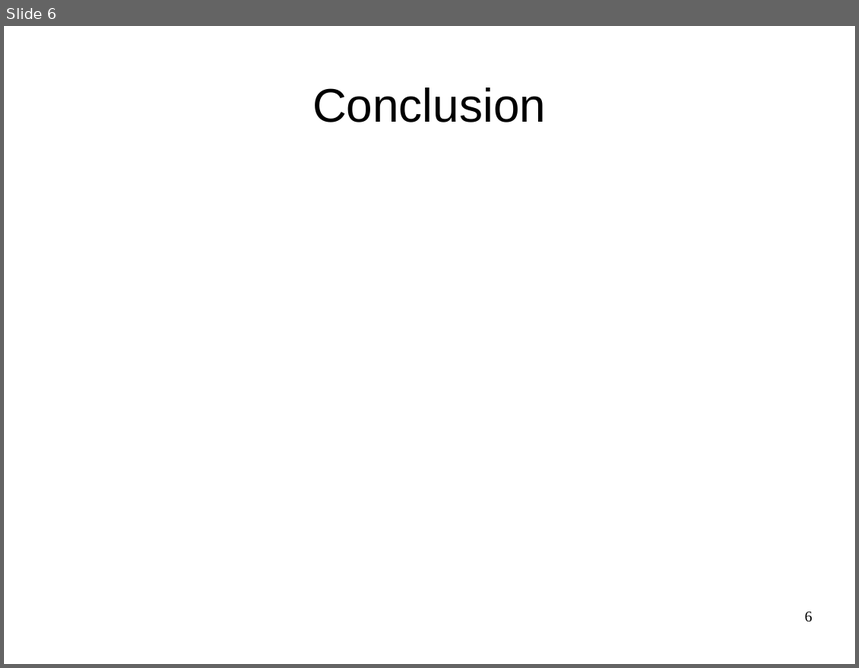
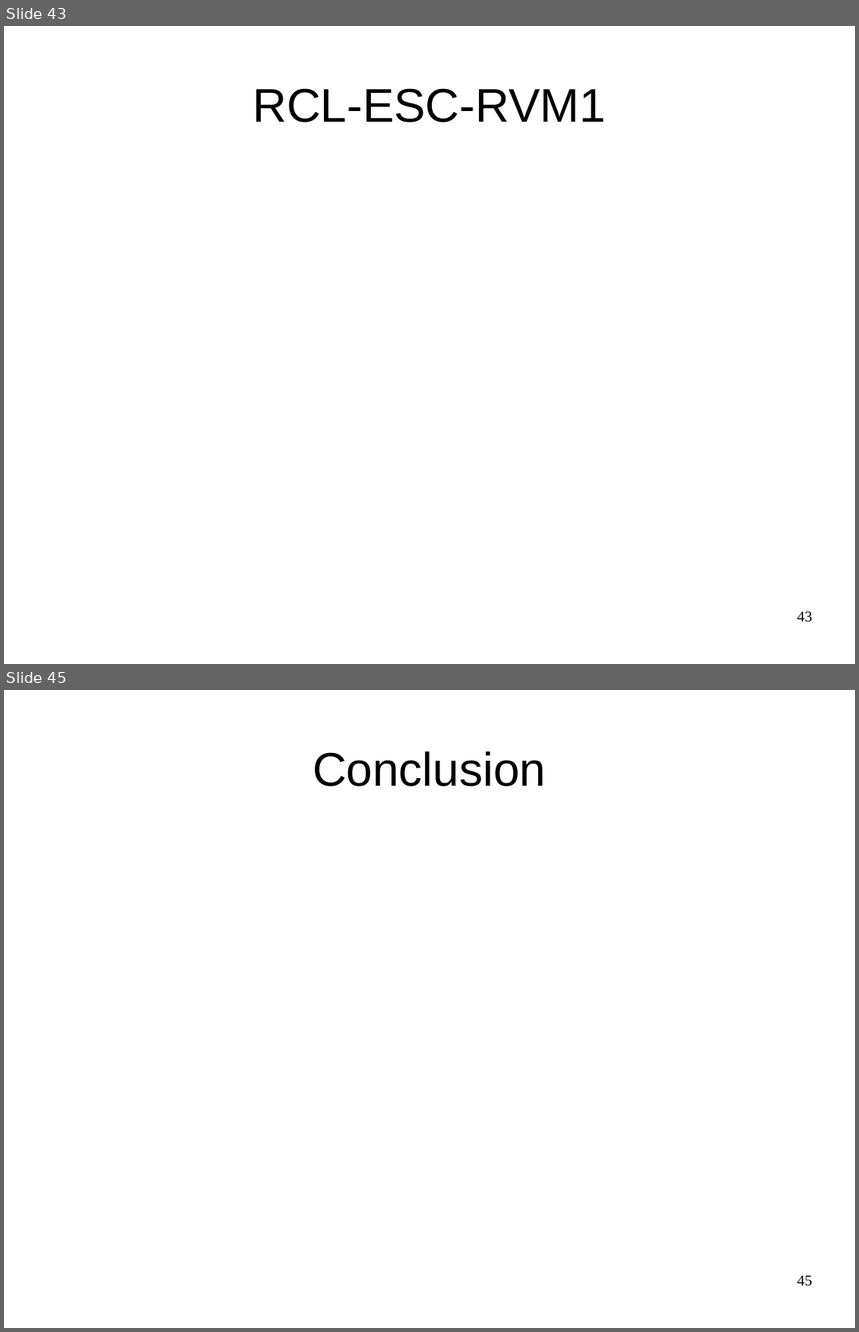
Before and after one commit to RascalSeniorDesign/Preliminary-Design, a slide deck: CMQA/Presentations/SRR Presentation.ppt. Shown one above the other, each under a label of ours: slide 6 before the commit, slides 43 and 45 after it; the slides between them are not shown. The pictures are 859x668 and 859x1332 pixels, drawn with LibreOffice and Linux fonts; fonts in the diff are those of the drawing; background and template pictures are left out. Boxes give left, top, right and bottom in pixels: in the first picture for what was removed or moved away, otherwise in the second. Text is boxed around its words. In the diff, an @@ line names an element or a change of style, - is before the commit and + after.

```diff
--- a/CMQA/Presentations/SRR Presentation.ppt
+++ b/CMQA/Presentations/SRR Presentation.ppt
@@ slide 43 added at box(4, 26, 855, 664), background picture (left out) @@
@@ title added at box(253, 88, 605, 123), 44 pt, text #000000 @@
+RCL-ESC-RVM1
@@ page number added at box(797, 612, 813, 623), 14 pt, text #000000 @@
+43
@@ what was slide 6 is now slide 45 @@
@@ page number at box(797, 1276, 813, 1287): text changed @@
-6
+45
```
Also in this commit, not shown: 39 other slides added, 1 slide removed, 1 other file.
